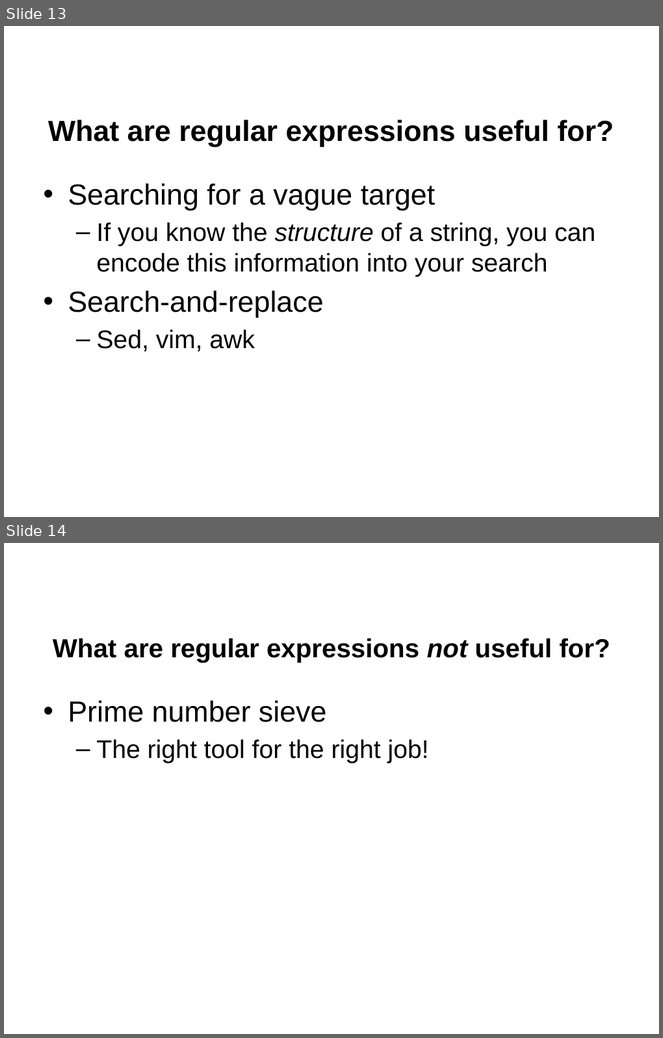
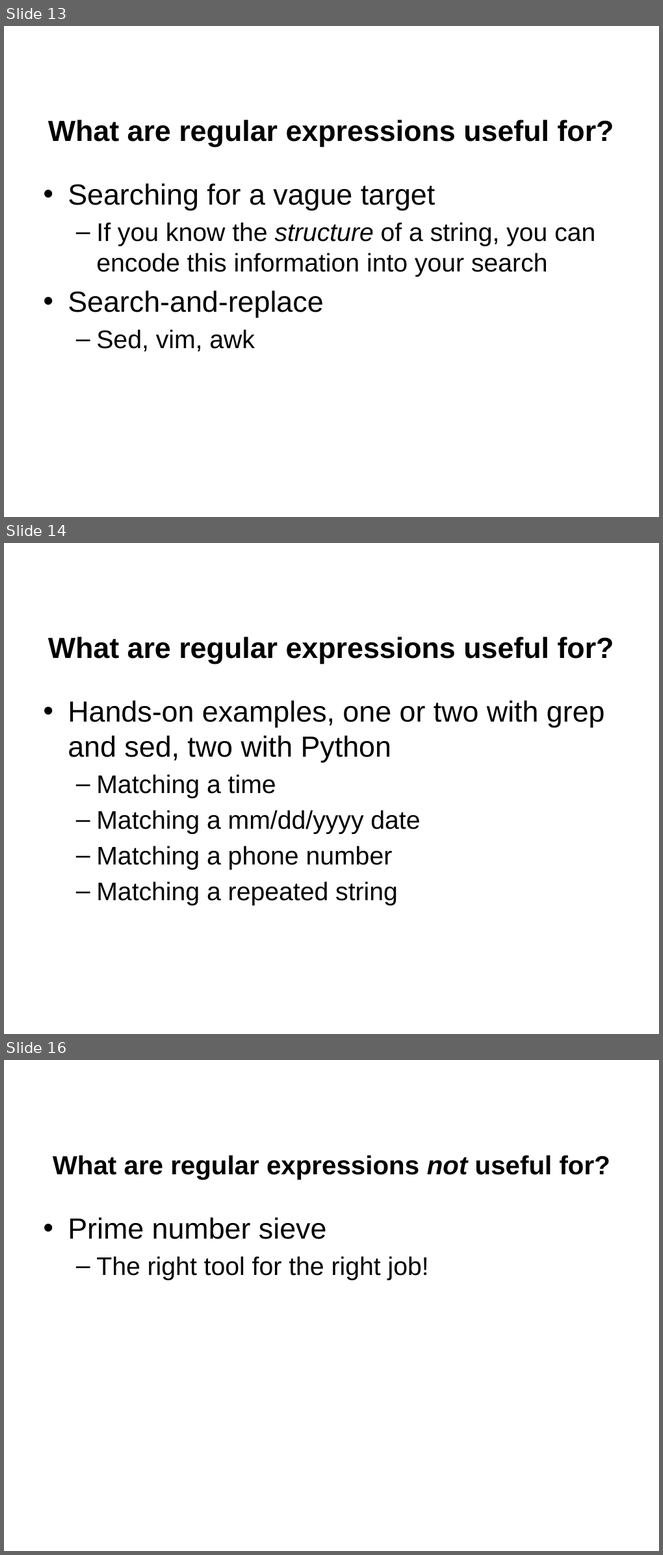
Before and after one commit to jgerity/talks, a slide deck: 2017/computing_workgroup/regex/regular_expressions.pptx. Shown one above the other, each under a label of ours: slides 13 and 14 before the commit, slides 13, 14 and 16 after it; the slides between them are not shown. The pictures are 663x1038 and 663x1555 pixels, drawn with LibreOffice and Linux fonts; fonts in the diff are those of the drawing; background and template pictures are left out. Boxes give left, top, right and bottom in pixels: in the first picture for what was removed or moved away, otherwise in the second. Text is boxed around its words. In the diff, an @@ line names an element or a change of style, - is before the commit and + after.

```diff
--- a/2017/computing_workgroup/regex/regular_expressions.pptx
+++ b/2017/computing_workgroup/regex/regular_expressions.pptx
@@ slide 14 added at (4, 543, 659, 1034), background picture (left out) @@
@@ title added at (48, 637, 614, 664), 32 pt, text #000000, bold @@
+What are regular expressions useful for?
@@ text added at (68, 700, 605, 906), 28 pt, text #000000 @@
+• Hands-on examples, one or two with grep and sed, two with Python
+  – Matching a time
+  – Matching a mm/dd/yyyy date
+  – Matching a phone number
+  – Matching a repeated string
@@ what was slide 14 is now slide 16 @@
```
Also in this commit, not shown: 7 slides changed, 1 other slide added.
